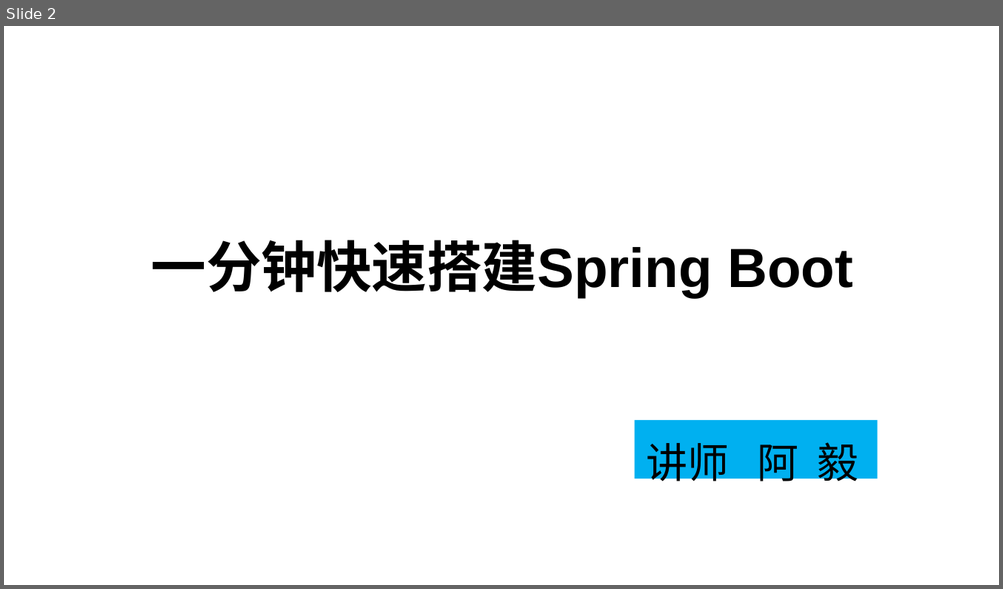
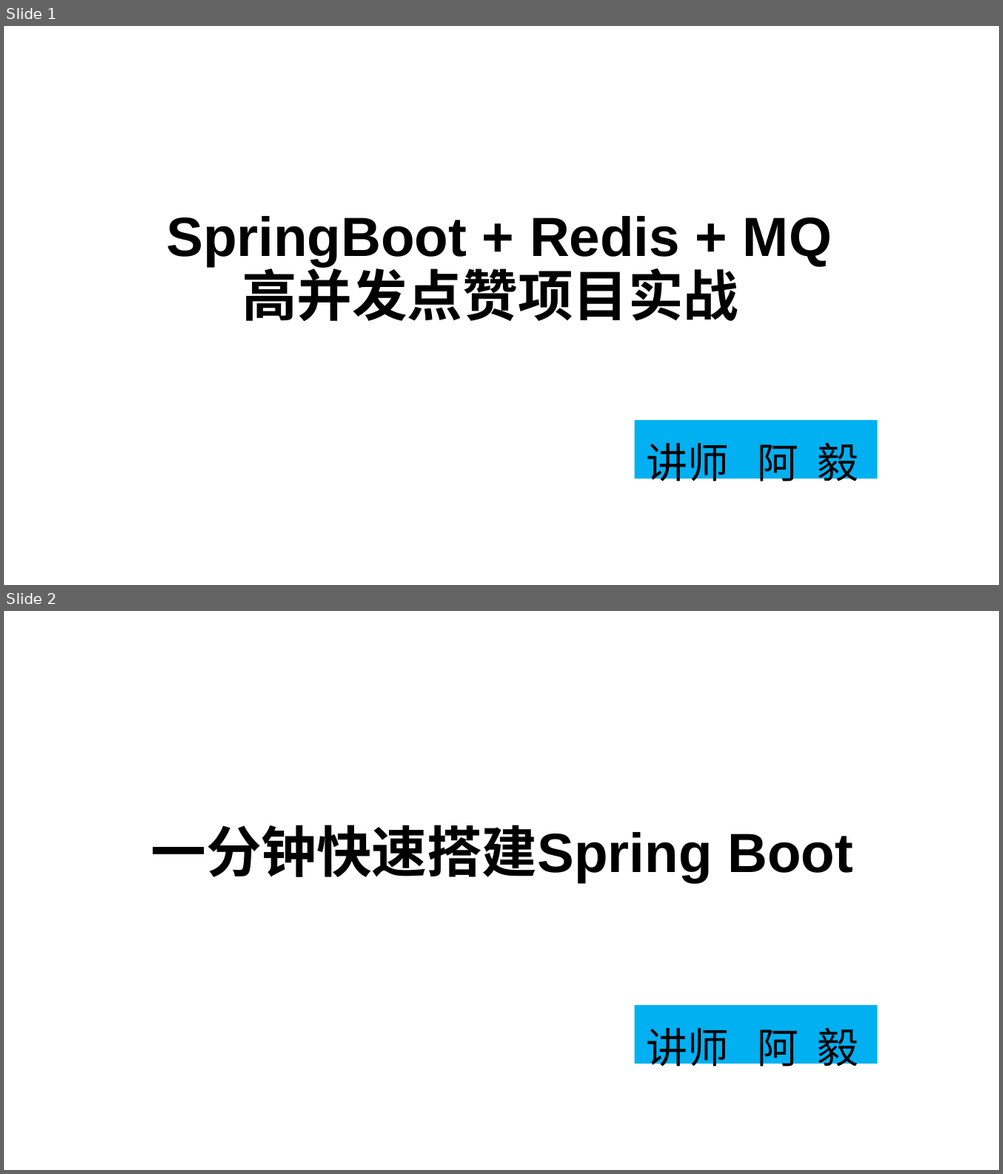
Before and after one commit to huangwenyi10/high-concurrency-praise, a slide deck: doc/SpringBoot+Redis+MQ实现高并发点赞功能.ppt. Shown one above the other, each under a label of ours: slide 2 before the commit, slides 1 and 2 after it. The pictures are 1003x589 and 1003x1174 pixels, drawn with LibreOffice and Linux fonts; fonts in the diff are those of the drawing; background and template pictures are left out. Boxes give left, top, right and bottom in pixels: in the first picture for what was removed or moved away, otherwise in the second. Text is boxed around its words. In the diff, an @@ line names an element or a change of style, - is before the commit and + after.

```diff
--- a/doc/SpringBoot+Redis+MQ实现高并发点赞功能.ppt
+++ b/doc/SpringBoot+Redis+MQ实现高并发点赞功能.ppt
@@ slide 1 added at box(4, 26, 999, 585), background picture (left out) @@
@@ text added at box(166, 216, 831, 321), 40 pt, text #000000, bold @@
+SpringBoot + Redis + MQ
+高并发点赞项目实战
@@ rectangle added at box(634, 421, 877, 480), fill #00B0F0 @@
@@ text added at box(646, 443, 858, 488), 30 pt, text #000000 @@
+讲师 阿 毅
```
Also in this commit, not shown: 1 slide changed, 2 other files.
